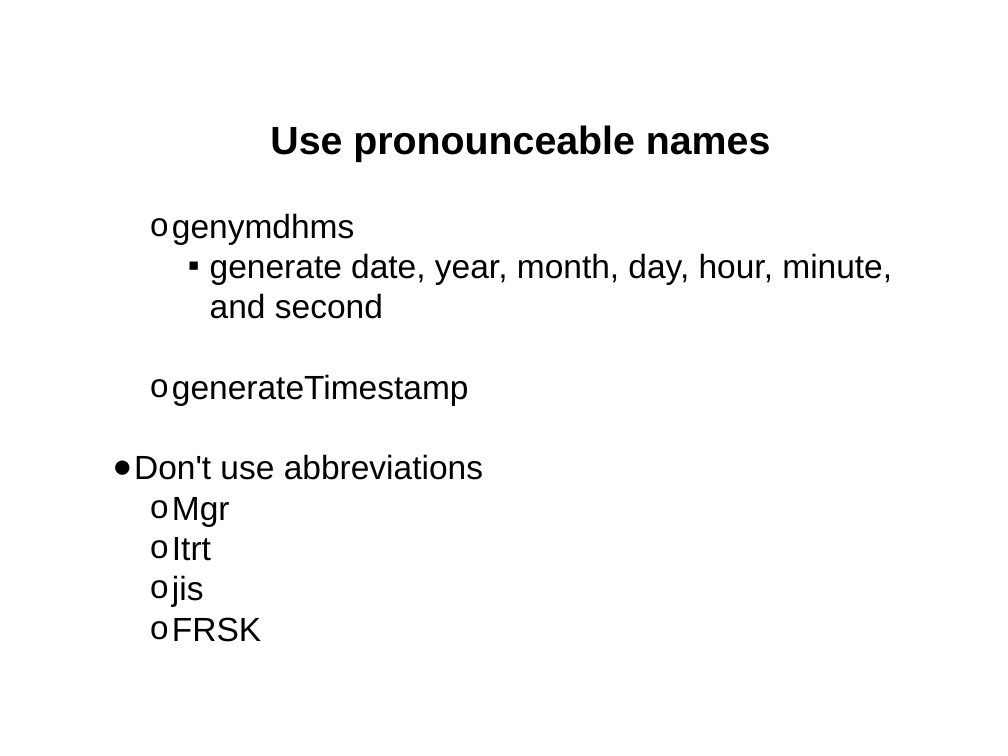
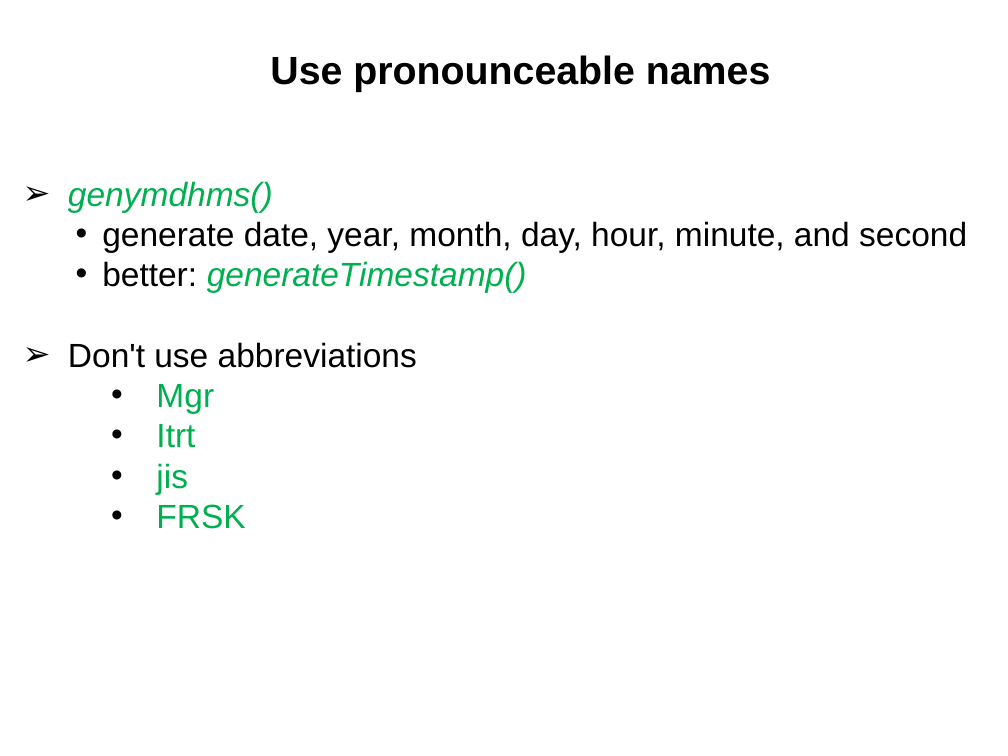
Before and after one commit to cvmocanu/clean-code-presentation, a slide deck: slide 27 of Clean Code.pptx (slide 24 before the commit). Drawn at 1008x756 pixels with LibreOffice and Linux fonts; fonts in the diff are those of the drawing. Boxes give left, top, right and bottom in pixels: in the first picture for what was removed or moved away, otherwise in the second. Text is boxed around its words. In the diff, an @@ line names an element or a change of style, - is before the commit and + after.

```diff
--- a/Clean Code.pptx
+++ b/Clean Code.pptx
@@ title "Use pronounceable names": place and size @@
-title "Use pronounceable names" at (270,125,771,162)
+title "Use pronounceable names" at (270,55,771,91)
@@ text "genymdhms()": place and size @@
-text "genymdhms()" at (134,213,892,642)
+text "genymdhms()" at (68,181,967,529)
@@ text at (68,181,273,212): text changed; text colour #000000 to #00B050; italic on @@
-o genymdhms
+➢ genymdhms()
@@ text at (68,221,967,529): text colour #000000 to #00B050 in "Mgr", "Itrt", "jis", "FRSK"; bullet ▪ to •; bullet ● to ➢; bullet o to • @@
@@ text at (102,261,527,292): text changed; text colour #000000 to #00B050; italic on @@
-  o generateTimestamp
+• better: generateTimestamp()
```
Also in this commit, not shown: 27 other slides changed, 7 slides added.
